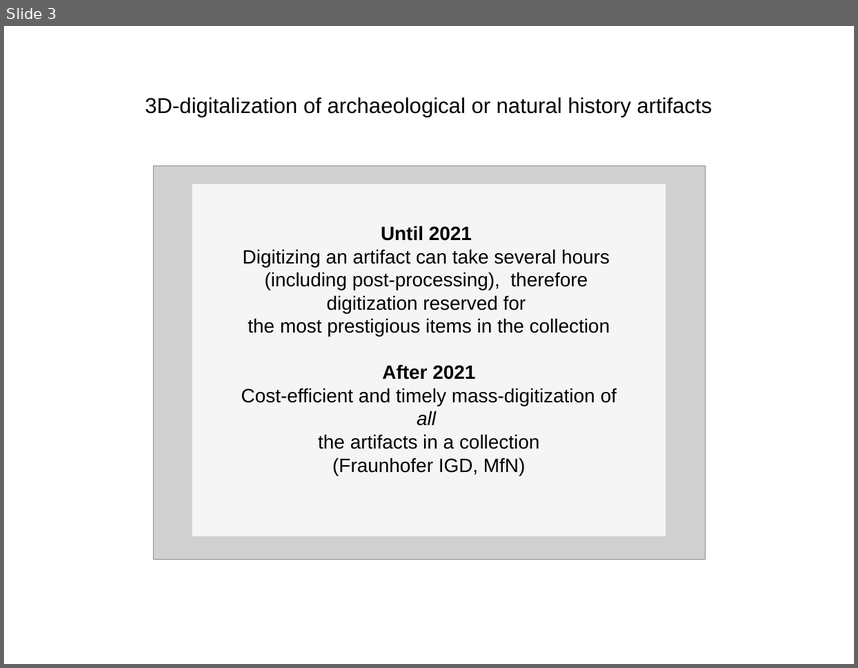
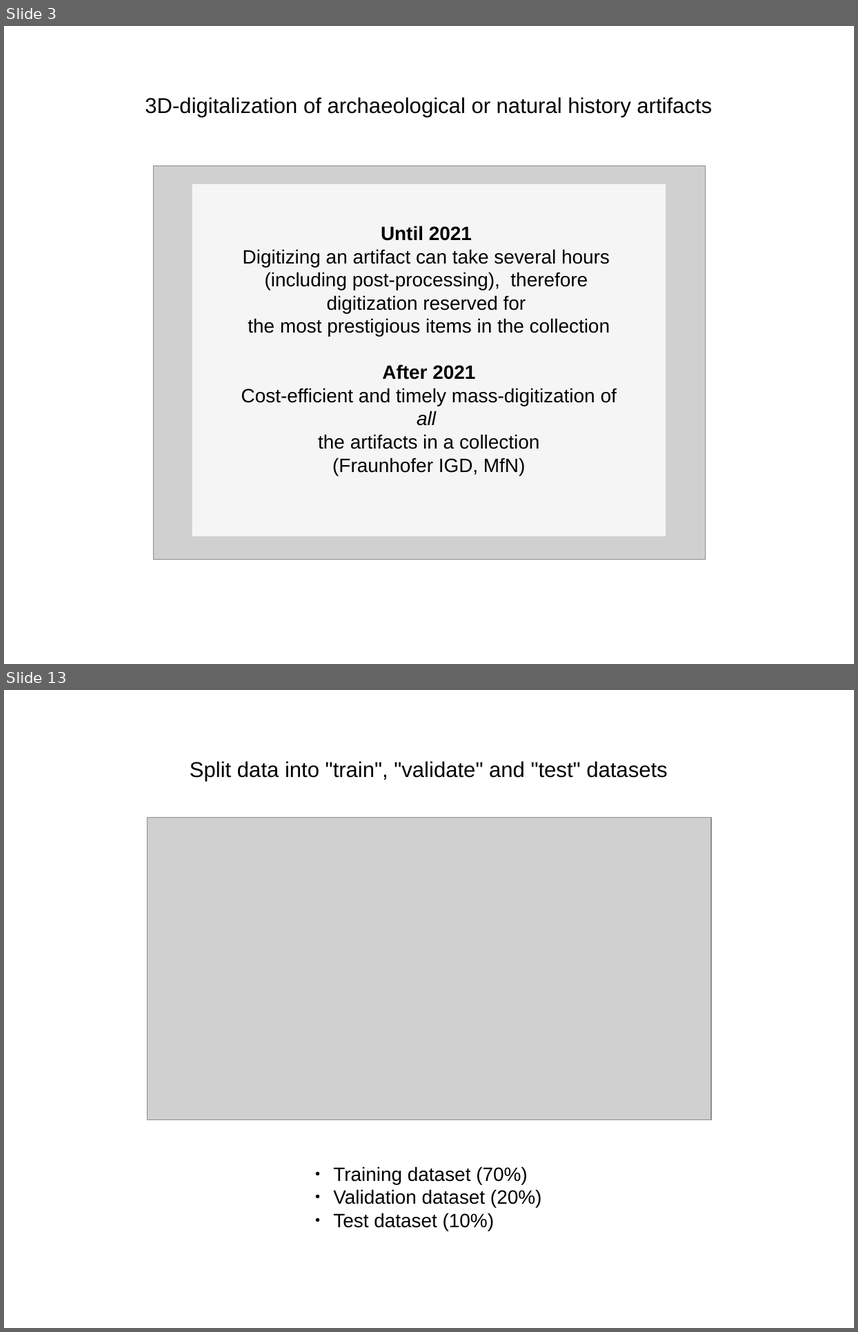
Before and after one commit to aot29/pottery_classifier, a slide deck: Paper/Presentation.odp. Shown one above the other, each under a label of ours: slide 3 before the commit, slides 3 and 13 after it; the slides between them are not shown. The pictures are 858x668 and 858x1332 pixels, drawn with LibreOffice and Linux fonts; fonts in the diff are those of the drawing; grey boxes stand for pictures. Boxes give left, top, right and bottom in pixels: in the first picture for what was removed or moved away, otherwise in the second. Text is boxed around its words. In the diff, an @@ line names an element or a change of style, - is before the commit and + after.

```diff
--- a/Paper/Presentation.odp
+++ b/Paper/Presentation.odp
@@ slide 13 added at bbox=[4, 690, 854, 1328], background #FFFFFF @@
@@ title added at bbox=[190, 761, 667, 781], 20 pt, text #000000 @@
+Split data into "train", "validate" and "test" datasets
@@ picture added at bbox=[148, 817, 712, 1120] @@
@@ text added at bbox=[333, 1166, 542, 1230], 18 pt, text #000000 @@
+● Training dataset (70%)
+● Validation dataset (20%)
+● Test dataset (10%)
```
Also in this commit, not shown: 1 slide changed, 9 other slides added, 17 other files.
